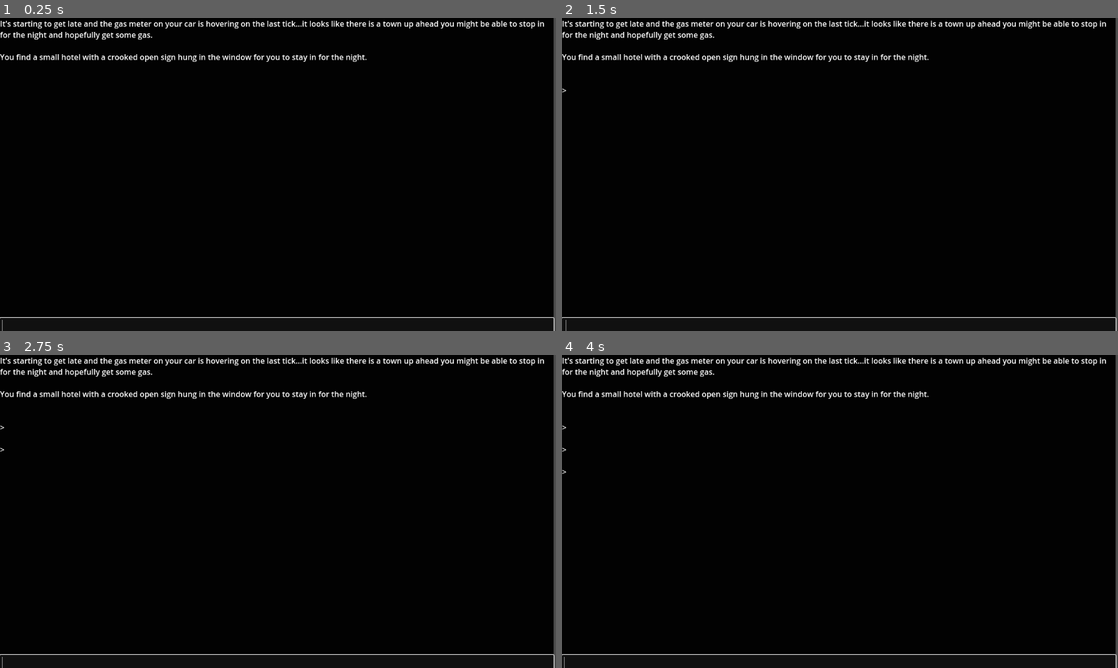
Above: before the commit, frames 1-4 (two rows, left to right).
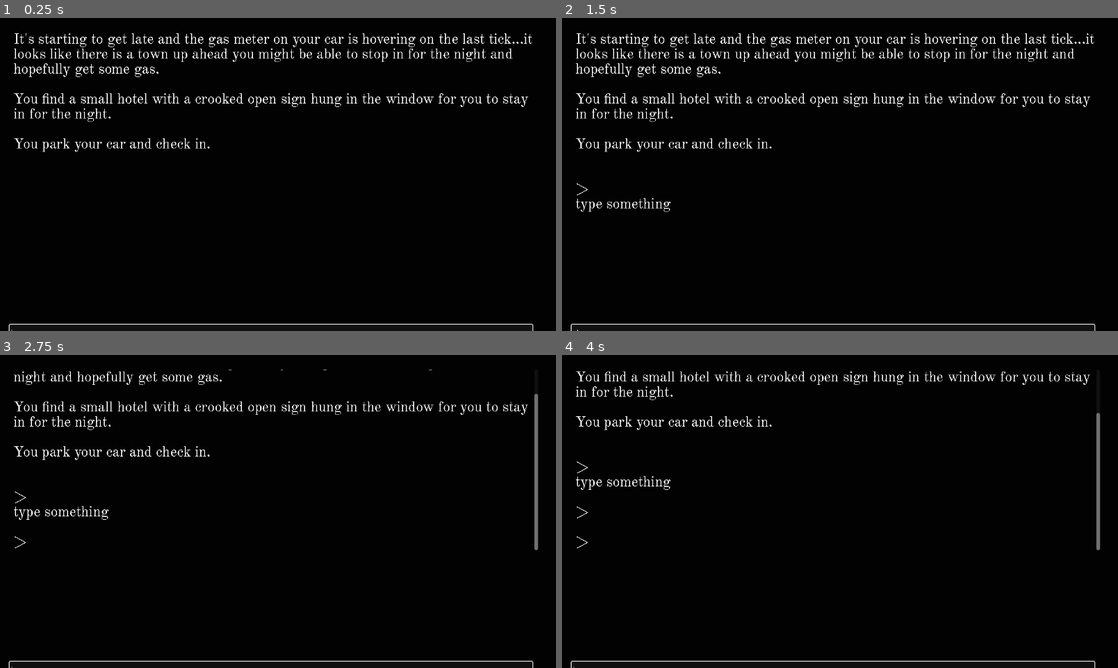
Above: after the commit, the same moments.

Repository: claramckinley/TextAdventure
Game: Godot game, scene res://main/text_adventure.tscn
Same seed, same stepped clock (60 frames per second), same inputs: the game is played once before the commit and once after it.
Inputs:
- Up to frame 1 (0.25 s): no input
- Up to frame 2 (1.5 s): tap Enter (skip, bound only after the commit) at 0.5 s; tap Space at 1.25 s
- Up to frame 3 (2.75 s): tap Enter (skip, bound only after the commit) at 2 s
- Up to frame 4 (4 s): tap Space at 2.75 s; tap Enter (skip, bound only after the commit) at 3.5 s

The runs differ from the first frame. In frame 1, 6.6% of the frame differs, in the area x 0-100%, y 0-100%; in frame 2, 6.8%; in frame 3, 5.8%; in frame 4, 5.2%.
Error after the commit: Parse Error: Expected closing "}" after dictionary elements. (res://global/locations.gd:130)

Commit message:
working on the writing!

Diff:
--- a/global/locations.gd
+++ b/global/locations.gd
@@ -1,44 +1,254 @@
 extends Node
+# add bootleg liqour somewhere
 
 var examine = {
-	"HOTEL": "this is the hotel",
-	"CHURCH": "this is the church",
-	"STORE": "this is the general store",
-	"LIGHTHOUSE": "this is a lighthouse",
-	"BRIDGE": "this is a bridge",
-	"HOUSE": "this is someones house"
+	"ROOM 428": "You are in a bleak excuse for a room. Exposed wires dangle from the ceiling around a solitary flickering bulb; the bed is small, rumpled, and covered with stained bedsheets and a pillow without a case.
+	\nTo the WEST is the door to the hallway, marks on the door frame suggesting the recent removal of a bolt,
+	\nTo the NORTH is a door with no handles.",
+
+	"BATHROOM": "You are in a discouraging relic of a bathroom: there is an ancient marble bowl, a tin tub, and musty wood paneling around all of the plumbing fixtures.
+	\nTo the SOUTH is a door with no handles.",
+
+	"MAIN ROAD": "You are on a wide road, the surface worn and cracked .
+	\nTo the EAST is your dingey hotel,
+	\nTo the WEST appears to be a dark forest, thick with trees and tall grass,
+	\nTo the SOUTH you see a town.",
+
+	"WEST OF HOTEL": "Beside you is a listing hotel, peeling paint and a creaking sign welcome you.
+	\nYou see your car parked out front (could you open it?),
+	\nTo the EAST is the front door to the hotel,
+	\nTo the WEST is what looks like the main road.",
+
+	"WILDS": "You are quite suddenly engulfed in a sea of branches and weeds. It is shockingly disorienting and it feels as though the woods are crawling over your skin.
+	\nTo the EAST you can just barely make out the edge of the road through the thicket.",
+
+	"TOWN SQUARE": "You come upon an open concourse with an unkept circular green in the center, clearly some kind of town square. A leaning statue occupies the center of the green, though it appears as though it has been erroded beyond recognition.\n
+	\nTo the WEST you see a large pillard hall hung with torn, faded tapestries,
+	\nTo the NORTH you can see the curve of the main road you came in on,
+	\nTo the SOUTHWEST is a squat building with dark windows,
+	\nTo the EAST appears to be a general store with harsh flickering lights,
+	\nTo the NORTHEAST is a narrow building with a faded sign on the front. You can only make out a few letters: DR-,
+	\nTo the SOUTHEAST you can see the spire of a lighthouse, clearly not in use,
+	\nTo the SOUTH you see a bridge.",
+
+	"HOTEL": "You are in the shabby lobby of a small hotel. Dim lights highlight faded carpet and peeling wallpaper. There is a lone concierge desk, dusty with lack of use and a wall of keys hanging in silent disarray. It appears there are quite a few vacancies.
+	\nTo the WEST is a simple brown door
+	\nTo the EAST is a rickety set of stairs barely wide enough to fit one person.",
+
+	"HOUSING BRIDGE": "You approach a bridge spanning a deep river gorge.
+	\nTo the SOUTH you see houses,
+	\nTo the NORTH you can see the town square.",
+
+	"HOUSING DISTRICT": "You stand in a small roundabout, boarded up houses and tilting mailboxes stick out of the ground like teeth.
+	\nTo the NORTH is the bridge over the gorge,
+	\nTo the WEST you see a ghoulish steeple tower above the houses in front of you,
+	\nTo the EAST you can see the lighthouse in the distance,
+	\nTo the SOUTHWEST stands a house that appears to be vaguely tenented, though the windows are still boarded up. There is a crack of light seeping through them,
+	\nTo the SOUTH you see a deserted hovel,
+	\nTo the SOUTHEAST you see a confusingly lavish mansion.",
+
+	"OLD CHURCH": "You stand inside an old church. Pews sagging under the weight of years; once-vibrant stained glass now milky with caked-on dust; scattered hymnals litter the floor, pages torn.
+	\nTo the EAST is the housing district,
+	\nTo the WEST is a simple wooden door,
+	\nTo the SOUTHWEST is a modest graveyard",
+
+	"CHURCH SANCTUARY": "You stand in a small alcove behind the church alter, the walls are covered in dusty shelves with glass vials and flasks. Labels aged beyond recognition carefully organize the specimens. In quite a few there appear to be bloated objects floating or sunk to the bottom.
+	\nTo the EAST is a simple wooden door",
+
+#	"UNDER THE CHURCH"
+
+	"GRAVEYARD": "You stand in a graveyard. A handful of moss-laden tombstones pepper freshly-churned earth piled in neat mounds.
+	\nTo the NORTHEAST is the old church, its decaying steeple casting a long shadow over the graveyard
+	\nTo the NORTHWEST is an old, rickety bridge",
+
+	"OLD BRIDGE": "You are on a rickety bridge. Worn planks creak with each step you take and the entire crossing sways uneasily under your weight.
+	\nTo the NORTH is a small path that cuts into the bushes,
+	\nTo the SOUTH you can see a small graveyard",
+
+	"SMALL PATH": "You are on a slim unkept path, barely wide enough for you to squeeze through. The branches press tightly against you but there is a clear way through.
+	\nTo the NORTH is a dense forest,
+	\nTo the SOUTH is a narrow, rickety bridge,
+	\nTo the SOUTHEAST you notice a steady roaring sound",
+
+	"RIVER EDGE": "A wide, deafening river roars past you, drowning out all other sound.
+	\nTo the NORTHWEST you see the edge of a small path leading into the brush",
+
+	"STORE": "You stand in the town's general store. There are only a few aisles but every one seems near-empty of goods. Except for the salt, which has been untouched. There is one checkout lane open, an elderly, bearded man with sunken eyes and blueish skin stares blankly at the wall.
+	\nTo the WEST is the door",
+
+	"DR OFFICE": "You stand in what appears to be a local doctor's office. There is a framed photograph of a river gorge spanned by a rickety bridge and a few upended waiting-room seats.
+	\nTo the EAST is a dark hallway,
+	\nTo the SOUTHWEST is the door",
+
+	"DARK HALL": "You walk down the dark hallway and enter a back room where a cart of sterile instruments sits prepped in a makeshift operating room. A folding card table stands in the center covered with a slightly stained white sheet.
+	\nTo the WEST is the waiting room",
+
+	"LIBRARY": "You are in a library with impressively towering shelves that brush the surprisingly high ceiling. The books are meticulously organized and a dusty card catalogue stands off to your right.
+	\nTo the NORTHEAST is the door",
+
+	"CITY HALL": "You are in a large circular room with a raised bench at the far end, gavels lay abandoned atop stacks of yellowing parchemnt. There stands a display case in the center of the room cordoned off with velvet ropes and surrounded in concentric circles by folding chairs.
+	\nTo the EAST is the door",
+
+	"LIGHTHOUSE": "You stand inside of the lighthouse. ,
+	\nTo the NORTHWEST is a path,
+	\nTo the WEST is a cluster of houses,
+	\nTo the SOUTH appears to be access to the water,
+	\nTo the NORTH is a rocky trail along the edge of the water,
+	\nTo the NORTHEAST are some docks",
+
+	"TOP OF LIGHTHOUSE": "",
+
+	"DOCKS": "You stand on a decaying dock. You can see dilapidated pilings, encrusted with barnacles amid the murky expanse of the waterfront. Out in the distance you can spot what seems to be a small two-man rowboat in the choppy water, though you cannot see any figures.
+	\nTo the SOUTHWEST is the entrance to the lighthouse",
+
+	"LIGHTHOUSE BRIDGE": "You cross a sturdy little bridge short enough for you to have leapt from start to finish. Iron railings border the sides, though peering over the edge grants you a vertigo-inducing view of water far below.
+	\nTo the SOUTHEAST is a lighthouse,
+	\nTo the NORTHWEST is the town square",
+
+	"BEACH": "You stand on a bleak beachfront. The sand is gray and a thick line of greasy seaweed marks where the water reaches its height.
+	\nTo the SOUTH you can see some kind of structure at the end of the beach
+	\nTo the NORTH is the lighthouse",
+
+	"SOUTH BEACH": "You stand in front of a large burnt-out bonfire. The ground is covered with ash and surrounding the pile are crooked stones with eldritch carvings hacked into their surfaces, dark splashes of mysterious ichor mars the face of the one beside you.
+	\nTo the NORTH you can see the lighthosue",
+
+	"HOUSE": "You stand inside a small, bare, one-bedroom house. There is a twin-sized bed in the corner and a bowl of brown water on the ground beside it. Hay covers the floor, a half-hearted attempt at a carpet, and a tiny desk has been shoved into the corner. In the dim light from an exposed bulb on the ceiling you can see that the walls, floor, ceiling, and furniture have all been mercilously carved and etched with black ink. Symbols upon symbols of nautical horror surround you and envelop you.
+	\nTo the NORTHEAST is the door",
+
+	"HOVEL": "You enter the deserted hovel whose dark gaping windows and perilous lean suggest you dont take your time.Inside
+	\nTo the NORTH is the door",
+
+	"MANSION": "You enter an opulent mansion. A dazzling grand staircase winds upward in front of you and lush draperies adorn every surface.
+	\nTo the SOUTHEAST is the staircase
+	\nTo the SOUTHWEST is a door
+	\nTo the NORTHWEST is the front door",
+
+	"UPSTAIRS": "You
+	\nTo the SOUTHEAST is a lone door,
+	\nTo the NORTHWEST is the staircase",
+
+	"KITCHEN": "
+	\nTo the NORTHEAST is a door"
+
+	"BEDROOM":"
+	\nTo the NORTHWEST is a door"
+
+	"CAVES": "You enter an exapansive cavern extending into blackness around you. You can hear the drip drip drip of water somewhere off in a direction you cant quite place.
+	\nTo the SOUTH is a perilously rocky trail, butting against the sea,
+	\nTo the EAST is a low tunnel, the floor of which is wet and sharp with obsidian rocks",
+
+	"TEMPLE": "You scramble through the tunnel on your stomach and stand to find yourself in a lavish temple, the walls of which are draped in massive tapestries with haunting aquatic imagery. Gold sparkles upon every surface and the air smells strongly of salt.
+	\nTo the WEST is the low tunnel",
+
+	"CAR": "The hood of the car creaks open and you take stock.
+	\nThere are parts missing, cables unhooked and yawning, previously-occupied spaces. After a brief survey of the damage you note that you are missing:
+	\nthe BATTERY,
+	\na PISTON,
+	\na SPARK PLUG,
+	\nthe ALTERNATOR,
+	\nand, though you left the car unlocked, you are missing your CAR KEYS",
+
+	"BOOK ONE": "____ was founded in 1685. Notable for its shipbuilding and the riots of 1838, the town became extremely superstitious and closed off from the world",
+
+	"DISPLAY CASE": "Inside is an amulet of strange, unearthly splendor: swirling nautical carvings surround oppulent cerulean gems. The carvings are near-unintelligible, though with a curiously disturbing element you can't quite put your finger on."
 }
 
 var blockers = {
-	"STORE" = "KEY"
+	"STORE": "KEY"
+}
+
+var open = {
+	"WEST OF HOTEL": "CAR",
+	"CITY HALL": "DISPLAY CASE"
+}
+
+var close = {
+	"CAR": "WEST OF HOTEL",
+	"DISPLAY CASE": "CITY HALL"
 }
 
 var north = {
-	"HOTEL": "CHURCH"
+	"TOWN SQUARE": "MAIN ROAD",
+	"HOUSING BRIDGE": "TOWN SQUARE",
+	"HOUSING DISTRICT": "HOUSING BRIDGE",
+	"OLD BRIDGE": "SMALL PATH",
+	"SMALL PATH": "WILDS",
+	"BEACH": "LIGHTHOUSE",
+	"HOVEL": "HOUSING DISTRICT",
+	"LIGHTHOUSE": "CAVES",
+	"ROOM 428": "BATHROOM"
 }
 
 var east = {
-	"STORE": "HOTEL"
+	"MAIN ROAD": "WEST OF HOTEL",
+	"WEST OF HOTEL": "HOTEL",
+	"WILDS": "MAIN ROAD",
+	"TOWN SQUARE": "STORE",
+	"HOUSING DISTRICT": "LIGHTHOUSE",
+	"OLD CHURCH": "HOUSING DISTRICT",
+	"CITY HALL": "TOWN SQUARE",
+	"CAVES": "TEMPLE",
+	"HOTEL": "ROOM 428",
+	"DR OFFICE": "DARK HALL"
 }
 
 var south = {
-	"CHURCH": "HOTEL"
+	"MAIN ROAD": "TOWN SQUARE",
+	"TOWN SQUARE": "HOUSING BRIDGE",
+	"HOUSING BRIDGE": "HOUSING DISTRICT",
+	"HOUSING DISTRICT": "HOVEL",
+	"OLD BRIDGE": "GRAVEYARD",
+	"SMALL PATH": "OLD BRIDGE",
+	"LIGHTHOUSE": "BEACH",
+	"CAVES": "LIGHTHOUSE",
+	"BATHROOM": "ROOM 428"
 }
 
 var west = {
-	"CHURCH": "STORE"
+	"MAIN ROAD": "WILDS",
+	"WEST OF HOTEL": "MAIN ROAD",
+	"TOWN SQUARE": "CITY HALL",
+	"HOTEL": "WEST OF HOTEL",
+	"HOUSING DISTRICT": "OLD CHURCH",
+	"STORE": "TOWN SQUARE",
+	"LIGHTHOUSE": "HOUSING DISTRICT",
+	"TEMPLE": "CAVES",
+	"ROOM 428": "HOTEL",
+	"DARK HALL": "DR OFFICE"
 }
 
 var northeast = {
+	"TOWN SQUARE": "DR OFFICE",
+	"GRAVEYARD": "OLD CHURCH",
+	"LIBRARY": "TOWN SQUARE",
+	"LIGHTHOUSE": "DOCKS",
+	"HOUSE": "HOUSING DISTRICT",
+	"KITCHEN": "MANSION"
 }
 
 var northwest = {
+	"GRAVEYARD": "OLD BRIDGE",
+	"RIVER EDGE": "SMALL PATH",
+	"LIGHTHOUSE": "LIGHTHOUSE BRIDGE",
+	"MANSION": "HOUSING DISTRICT",
+	"UPSTAIRS": "MANSION",
+	"BEDROOM": "UPSTAIRS"
 }
 
 var southeast = {
+	"TOWN SQUARE": "LIGHTHOUSE",
+	"HOUSING DISTRICT": "MANSION",
+	"SMALL PATH": "RIVER EDGE",
+	"MANSION": "UPSTAIRS",
+	"UPSTAIRS": "BEDROOM"
 }
 
 var southwest = {
+	"TOWN SQUARE": "LIBRARY",
+	"HOUSING DISTRICT": "HOUSE",
+	"OLD CHURCH": "GRAVEYARD",
+	"DR OFFICE": "TOWN SQUARE",
+	"MANSION": "KITCHEN"
 }
 
 var up = {
--- a/global/objects.gd
+++ b/global/objects.gd
@@ -1,14 +1,20 @@
 extends Node
 
 var location = {
-	"KEY": "CHURCH",
+	"FLASHLIGHT": "STORE",
+	"BATTERY": "LIGHTHOUSE",
+	"SPARK PLUG": "GRAVEYARD",
+	"CAR KEY": "WILDS",
+	"PISTON": "CAVES",
+	"ALTERNATOR": "HOUSING DISTRICT"
 }
 
 var examine = {
-	"KEY": "there is a key",
-	"BATTERY": "there is a battery",
-	"SPARK PLUG": "there is a spark plug",
-	"CAR KEY": "there is a car key",
-	"PISTON": "there is a piston",
-	"ALTERNATOR": "there is an alternator"
+	"KEY": "A small key",
+	"FLASHLIGHT": "A normal flashlight",
+	"BATTERY": "A compact metal box, adorned with a network of cables and terminals: the BATTERY",
+	"SPARK PLUG": "A slender metal rod crowned with a ceramic insulator: the SPARK PLUG",
+	"CAR KEY": "A ring with a set of three ordinary keys,including your house key and a small corkscrew: the CAR KEY",
+	"PISTON": "A short, almost wrench-like metal object with a hefty round head: the PISTON",
+	"ALTERNATOR": "A cylindrical metal block with spiked with metal fins: the ALTERNATOR"
 }
--- a/global/player.gd
+++ b/global/player.gd
@@ -4,4 +4,8 @@
 
 var score = 0
 
+var monster_distance = 3
+
+var sanity = 10
+
 var inventory = []
--- a/main/text_adventure.gd
+++ b/main/text_adventure.gd
@@ -1,12 +1,14 @@
 extends ColorRect
 
-@onready var user_input = $UserInput
-@onready var display_text = $DisplayText
-
-var curr_loc = "HOTEL"
+@onready var user_input = %UserInput
+@onready var display_text = %DisplayText
+
+var origin = "ROOM 428"
+var curr_loc = origin
 var target = ""
 var change_moves = true
 var start_time
+@export var damage = 5
 
 func _ready():
 	user_input.caret_force_displayed = true
@@ -15,12 +17,37 @@
 	update_display(intro_text.get_as_text())
 	start_time = Time.get_ticks_msec()
 
+#func _process(delta):
+##	if Input.is_action_just_pressed("skip"):
+##		display_text.visible_ratio = 1
+#	if Player.monster_distance == 0:
+#		Player.sanity = Player.sanity - damage
+#	if Player.sanity <= 0:
+#		curr_loc = origin
+#		for key in Objects.examine.keys():
+#			if Player.inventory.has(key):
+#				var locations = Locations.examine.keys()
+#				randomize()
+#				var new_loc = locations[randi() % locations.size()]
+#				print(new_loc)
+#				Objects.location[key] = new_loc
+#				Player.inventory.erase(key)
+#		update_display("you were caught by the monster. youre back at the hotel and the car pieces you had are gone...")
+#		Player.monster_distance = 3
+#		Player.sanity = 10
+
 func update_display(text):
 	display_text.add_text(text + "\n")
+#	var tween = create_tween()
+#	tween.tween_property(display_text, "visible_ratio", 1.0, 15)
+
 
 func _on_user_input_text_submitted(new_text):
+#	if new_text == "" or new_text == null :
+#		display_text.visible_ratio = 1
 	if change_moves:
 		Player.moves = Player.moves + 1
+		Player.monster_distance = Player.monster_distance - 1
 	user_input.clear()
 	update_display("")
 	update_display("> " + new_text)
@@ -31,6 +58,10 @@
 	match(input):
 		"QUIT":
 			get_tree().quit()
+		"HELP":
+			change_moves = false
+			var help_text = FileAccess.open("res://main/help.txt", FileAccess.READ)
+			update_display(help_text.get_as_text())
 		"PICK UP":
 			if Objects.location.has(target):
 				Player.inventory.append(target)
@@ -55,14 +86,22 @@
 				for i in Player.inventory:
 					update_display(i)
 					change_moves = false
-				change_moves = true
 			else:
 				update_display("your hands are empty")
 		"MOVES":
+			change_moves = false
 			update_display("moves: " + str(Player.moves))
 		"SCORE":
+			change_moves = false
 			update_display("score: " + str(Player.score))
+		"SANITY":
+			change_moves = false
+			update_display("sanity: " + str(Player.sanity))
+		"MONSTER":
+			change_moves = false
+			update_display("monster: " + str(Player.monster_distance))
 		"TIME":
+			change_moves = false
 			update_display("total time: " + str(snapped((Time.get_ticks_msec() - start_time) / (1000.00 * 60.00), .01)))
 		"EXAMINE":
 			generate_examine()
@@ -82,9 +121,35 @@
 			if Locations.west.has(curr_loc) and check_travel(Locations.west.get(curr_loc)):
 				curr_loc = Locations.west.get(curr_loc)
 				generate_examine()
+		"NORTHEAST":
+			if Locations.northeast.has(curr_loc) and check_travel(Locations.northeast.get(curr_loc)):
+				curr_loc = Locations.northeast.get(curr_loc)
+				generate_examine()
+		"SOUTHEAST":
+			if Locations.southeast.has(curr_loc) and check_travel(Locations.southeast.get(curr_loc)):
+				curr_loc = Locations.southeast.get(curr_loc)
+				generate_examine()
+		"NORTHWEST":
+			if Locations.northwest.has(curr_loc) and check_travel(Locations.northwest.get(curr_loc)):
+				curr_loc = Locations.northwest.get(curr_loc)
+				generate_examine()
+		"SOUTHWEST":
+			if Locations.southwest.has(curr_loc) and check_travel(Locations.southwest.get(curr_loc)):
+				curr_loc = Locations.southwest.get(curr_loc)
+				generate_examine()
+		"EXAMINE OBJECT":
+			if Locations.object.has(target) and Locations.object_location.get(target) == curr_loc:
+				generate_object_examine()
 
 func separate_input(text):
+	if text == "" or text == null:
+		update_display("type something")
+	else:
+		change_moves = true
 	text = text.to_upper()
+	if text.contains("EXAMINE"):
+		target = text.trim_prefix("EXAMINE ")
+		return ""
 	if text.contains("PICK UP"):
 		target = text.trim_prefix("PICK UP ")
 		return "PICK UP"
@@ -94,14 +159,29 @@
 	elif text.contains("DROP"):
 		target = text.trim_prefix("DROP ")
 		return "DROP"
+	elif text.contains("OPEN"):
+		target = text.trim_prefix("OPEN ")
+		return "OPEN"
+	elif text.contains("CLOSE"):
+		target = text.trim_prefix("CLOSE ")
+		return "CLOSE"
+	if text.contains("HELP"):
+		return "HELP"
 	else:
 		target = ""
 	return text
 
 func generate_examine():
 	var examine = Locations.examine.get(curr_loc)
-	update_display(examine)
+	update_display(curr_loc + "\n" + examine)
 	var object = Objects.location.find_key(curr_loc)
+	if object != null:
+		update_display(Objects.examine.get(object))
+
+func generate_object_examine():
+	var examine = Locations.object.get(target)
+	update_display(target + "\n" + examine)
+	var object = Objects.location.find_key(target)
 	if object != null:
 		update_display(Objects.examine.get(object))
 
@@ -112,9 +192,11 @@
 		if has_blocker != -1:
 			update_display("used " + blocker)
 			Player.inventory.erase(blocker)
+			Player.monster_distance = Player.monster_distance + 2
 			return true
 		else:
 			update_display("you dont have " + blocker)
 	else:
+		Player.monster_distance = Player.monster_distance + 2
 		return true
 	return false
--- a/main/text_adventure.tscn
+++ b/main/text_adventure.tscn
@@ -2,27 +2,49 @@
 
 [ext_resource type="Script" path="res://main/text_adventure.gd" id="1_nugwl"]
 
-[node name="TextAdventure" type="ColorRect"]
-offset_right = 1147.0
+[node name="Control" type="Control"]
+layout_mode = 3
+anchors_preset = 0
+offset_right = 1143.0
 offset_bottom = 652.0
+
+[node name="TextAdventure" type="ColorRect" parent="."]
+layout_mode = 0
+offset_left = -196.0
+offset_top = -168.0
+offset_right = 1358.0
+offset_bottom = 816.0
 color = Color(0.00784314, 0.00784314, 0.00784314, 1)
 script = ExtResource("1_nugwl")
 
 [node name="DisplayText" type="RichTextLabel" parent="."]
+unique_name_in_owner = true
 layout_mode = 1
 anchors_preset = 10
 anchor_right = 1.0
+offset_left = 28.0
+offset_top = 30.0
+offset_right = -28.0
+offset_bottom = 404.0
 grow_horizontal = 2
-fit_content = true
+mouse_filter = 1
+theme_override_font_sizes/normal_font_size = 30
+scroll_following = true
 
 [node name="UserInput" type="LineEdit" parent="."]
+unique_name_in_owner = true
 layout_mode = 1
 anchors_preset = 12
 anchor_top = 1.0
 anchor_right = 1.0
 anchor_bottom = 1.0
-offset_top = -31.0
+offset_left = 20.0
+offset_top = -17.0
+offset_right = -40.0
+offset_bottom = 34.0
 grow_horizontal = 2
 grow_vertical = 0
+theme_override_font_sizes/font_size = 30
+placeholder_text = "> "
 
-[connection signal="text_submitted" from="UserInput" to="." method="_on_user_input_text_submitted"]
+[connection signal="text_submitted" from="UserInput" to="TextAdventure" method="_on_user_input_text_submitted"]
--- a/project.godot
+++ b/project.godot
@@ -26,3 +26,17 @@
 window/size/mode=2
 window/stretch/mode="viewport"
 window/stretch/aspect="expand"
+
+[gui]
+
+theme/custom_font="res://global/OldStandardTT-Regular.ttf"
+theme/default_font_antialiasing=0
+
+[input]
+
+skip={
+"deadzone": 0.5,
+"events": [Object(InputEventKey,"resource_local_to_scene":false,"resource_name":"","device":-1,"window_id":0,"alt_pressed":false,"shift_pressed":false,"ctrl_pressed":false,"meta_pressed":false,"pressed":false,"keycode":0,"physical_keycode":4194309,"key_label":0,"unicode":0,"echo":false,"script":null)
+, Object(InputEventKey,"resource_local_to_scene":false,"resource_name":"","device":-1,"window_id":0,"alt_pressed":false,"shift_pressed":false,"ctrl_pressed":false,"meta_pressed":false,"pressed":false,"keycode":0,"physical_keycode":4194305,"key_label":0,"unicode":0,"echo":false,"script":null)
+]
+}
Binary file added: global/DMSerifDisplay-Regular.ttf
Not shown, added: global/DMSerifDisplay-Regular.ttf.import
Binary file added: global/OldStandardTT-Regular.ttf
Not shown, added: global/OldStandardTT-Regular.ttf.import
Not shown, added: main/help.txt
Not shown, changed: main/intro.txt
